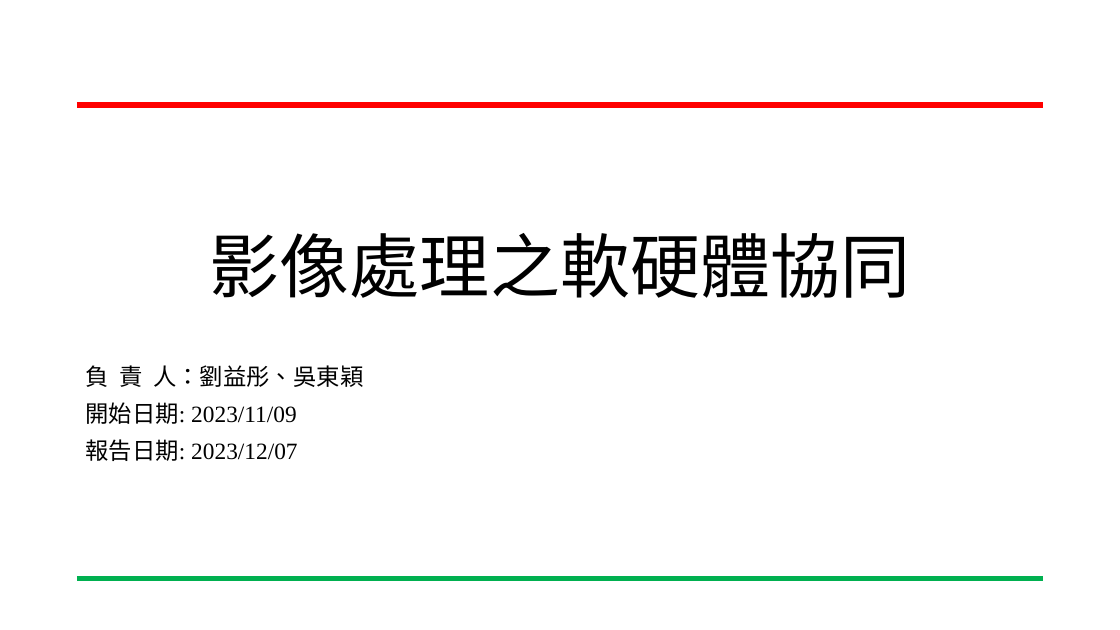
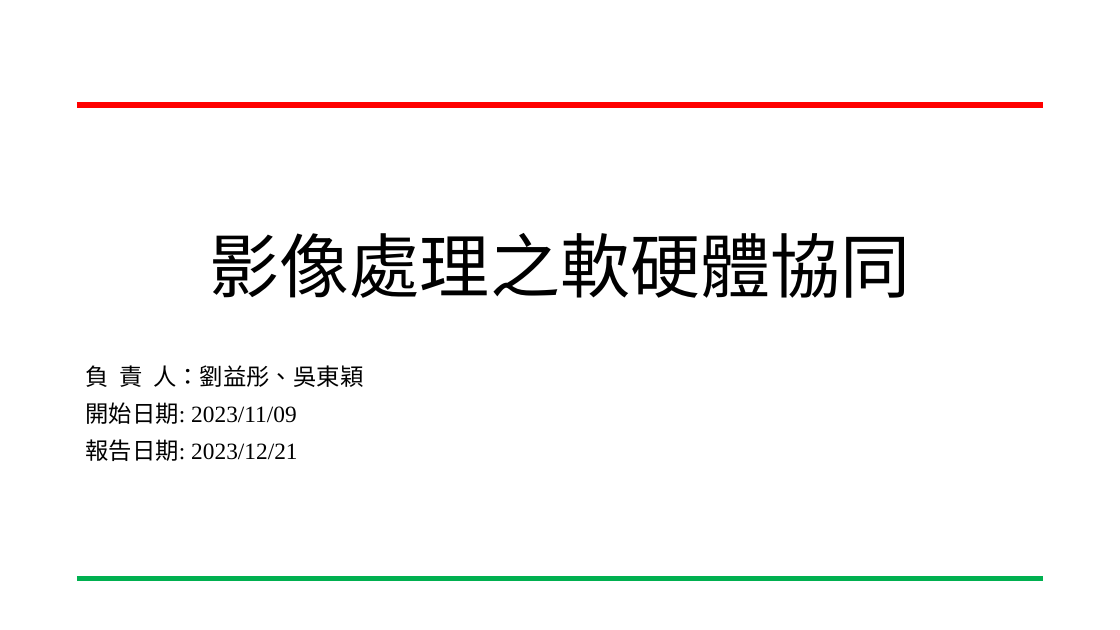
Before and after one commit to San-Zero/SOC_design_final_2023, a slide deck: slide 1 of documents/SOC_design_final.pptx. Drawn at 1120x630 pixels with LibreOffice and Linux fonts; fonts in the diff are those of the drawing; background and template pictures are left out. Boxes give left, top, right and bottom in pixels: in the first picture for what was removed or moved away, otherwise in the second. Text is boxed around its words. In the diff, an @@ line names an element or a change of style, - is before the commit and + after.

```diff
--- a/documents/SOC_design_final.pptx
+++ b/documents/SOC_design_final.pptx
@@ subtitle at (85,439,297,461): text changed @@
-報告日期: 2023/12/07
+報告日期: 2023/12/21
```
Also in this commit, not shown: 11 other slides changed, 8 slides added, 1 slide removed, 2 other files.
